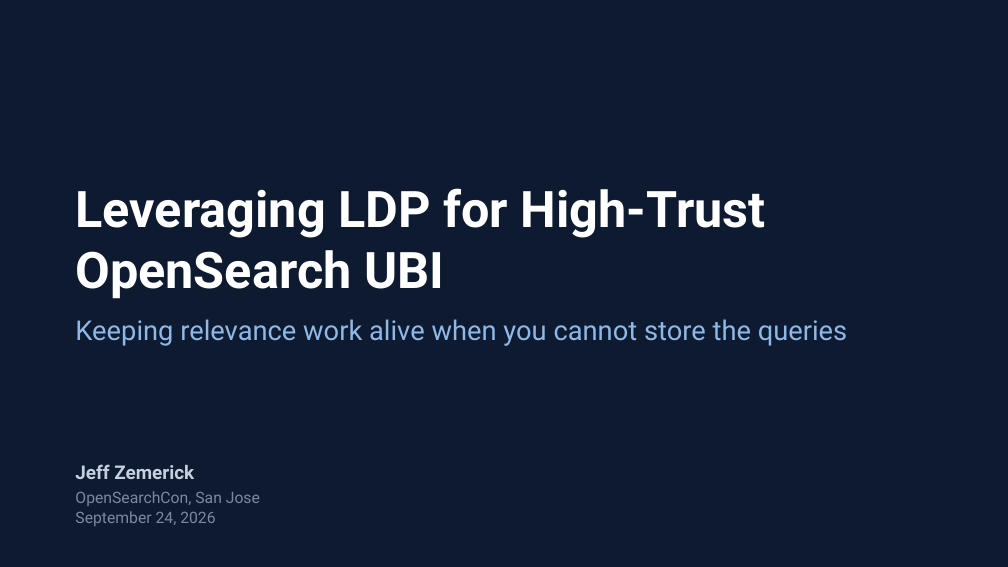
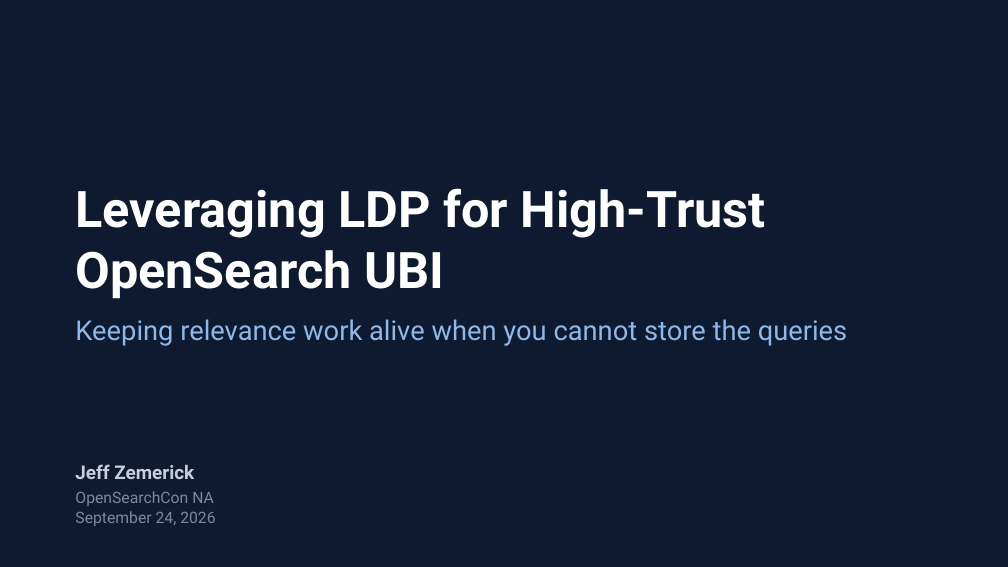
Before and after one commit to jzonthemtn/ldp-for-search, a slide deck: slide 1 of ldp_for_search_slides.pptx. Drawn at 1008x567 pixels with LibreOffice and Linux fonts; fonts in the diff are those of the drawing. Boxes give left, top, right and bottom in pixels: in the first picture for what was removed or moved away, otherwise in the second. Text is boxed around its words. In the diff, an @@ line names an element or a change of style, - is before the commit and + after.

```diff
--- a/ldp_for_search_slides.pptx
+++ b/ldp_for_search_slides.pptx
@@ text at (x1=75, y1=491, x2=214, y2=506): text changed @@
-OpenSearchCon, San Jose
+OpenSearchCon NA
```
Also in this commit, not shown: 25 other slides changed, 2 slides added, 3 slides removed, 20 other files.
